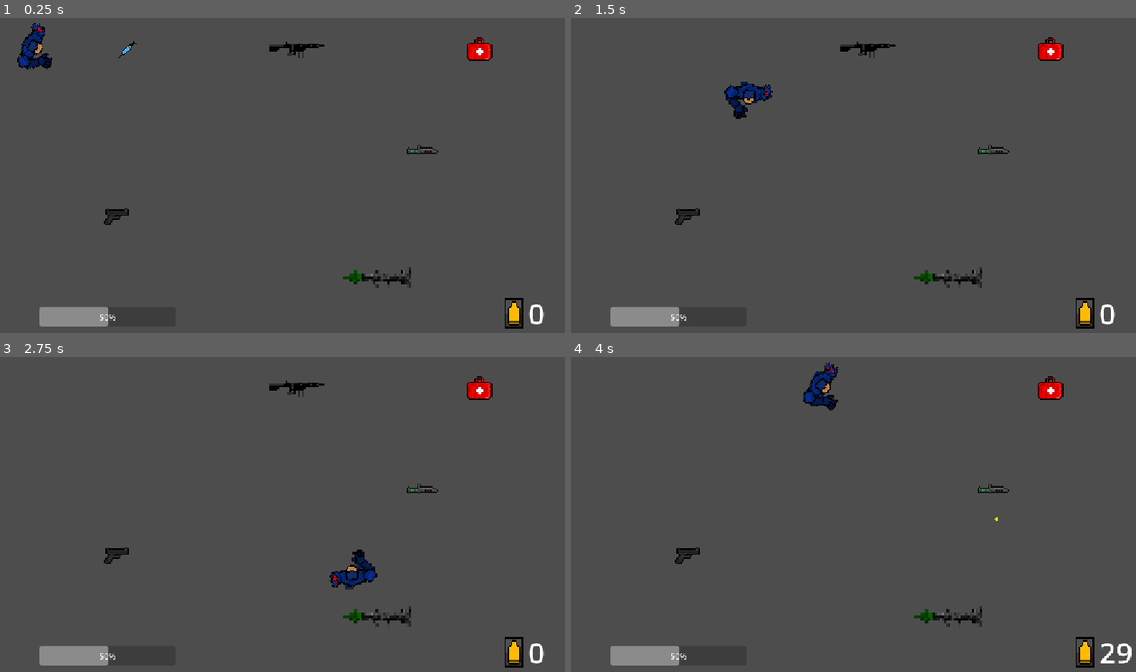
Above: before the commit, frames 1-4 (two rows, left to right).
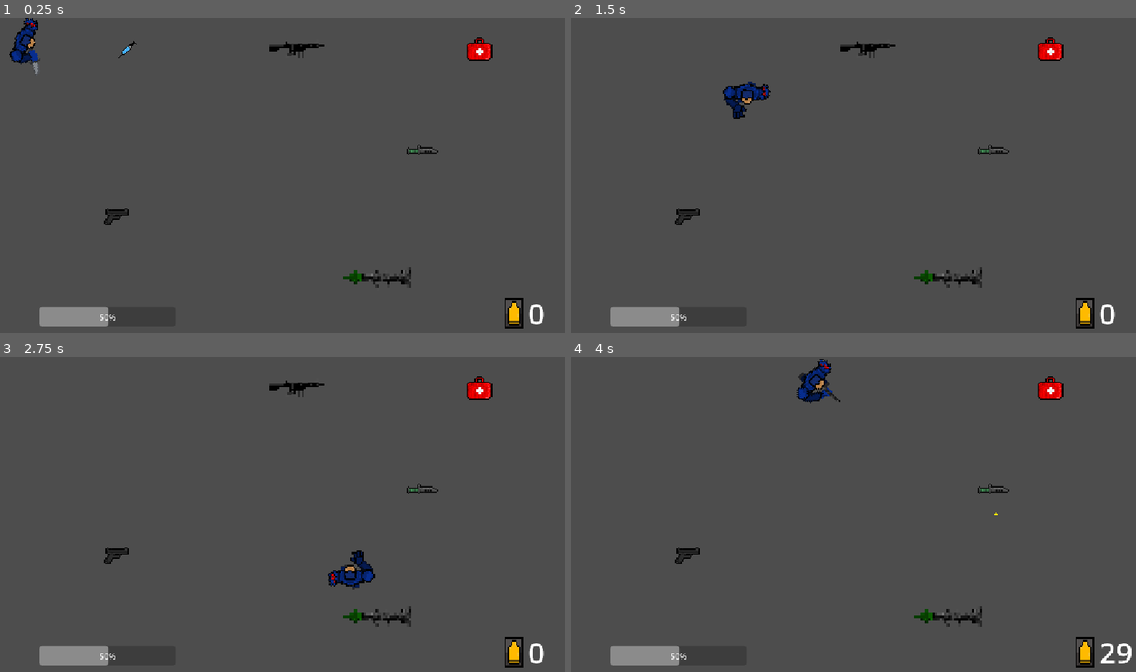
Above: after the commit, the same moments.

Repository: vladydad/Invasion_godot
Game: Godot game, scene res://Tutorial.tscn
Same seed, same stepped clock (60 frames per second), same inputs: the game is played once before the commit and once after it.
Inputs (mouse positions are in pixels of both pictures, inside the frame that each line leads up to):
- Up to frame 1 (0.25 s): no input
- Up to frame 2 (1.5 s): tap Enter at 0.5 s; move the mouse to (983, 162) at 0.52 s; hold Right (ui_right) 0.53-1.28 s; click (983, 162) at 0.6 s; move the mouse to (740, 194) at 1.27 s; hold Down (ui_down) from 1.28 s (still down); click (740, 194) at 1.35 s
- Up to frame 3 (2.75 s): move the mouse to (344, 448) at 2.02 s; release Down (ui_down) at 2.03 s; hold Right (ui_right) from 2.03 s (still down); click (344, 448) at 2.1 s
- Up to frame 4 (4 s): move the mouse to (830, 583) at 2.77 s; release Right (ui_right) at 2.78 s; hold Up (ui_up) 2.78-3.53 s; click (830, 583) at 2.85 s; move the mouse to (1028, 564) at 3.52 s; hold Left (ui_left) from 3.53 s (still down); click (1028, 564) at 3.6 s

The runs differ from the first frame. In frame 1, 0.7% of the frame differs, in the area x 1-10%, y 0-18%; in frame 2, 0.4%; in frame 3, 0.4%; in frame 4, 0.7%, in the area x 39-76%, y 0-53%.

Commit message:
WASD, ferdig med flere weapons

Diff:
--- a/invasion/chuk.gd
+++ b/invasion/chuk.gd
@@ -6,5 +6,5 @@
 
 func _on_body_entered(body):
 	if body.is_in_group("player"):
-		body.pickup_weapon("kniv")
+		body.pickup_weapon("knife")
 		queue_free()
--- a/invasion/player.gd
+++ b/invasion/player.gd
@@ -28,23 +28,22 @@
 		ammo = 3
 
 func _physics_process(delta: float) -> void:
-	var move_direction = Vector2.ZERO
 
-	if Input.is_action_pressed("ui_right"):
-		move_direction.x = 1
-	elif Input.is_action_pressed("ui_left"):
-		move_direction.x = -1
-	if Input.is_action_pressed("ui_down"):
-		move_direction.y = 1
-	elif Input.is_action_pressed("ui_up"):
-		move_direction.y = -1
 	if Input.is_action_pressed("Reload"):
 		reload()
 
-	velocity = move_direction * speed
-	move_and_slide()
 	if velocity.length() > 0:
-		$AnimatedSprite2D.play("walk")
+		if weapon == "arms":
+			$AnimatedSprite2D.play("walk")
+		elif weapon == "pistol":
+			$AnimatedSprite2D.play("pistol")
+		elif weapon == "bazooka":
+			$AnimatedSprite2D.play("rpg")
+		elif weapon == "knife":
+			$AnimatedSprite2D.play("shank")
+		elif weapon == "ar":
+			$AnimatedSprite2D.play("m4a1")
+
 	else:
 		$AnimatedSprite2D.stop()
 
@@ -56,8 +55,8 @@
 
 @export var bazooka_scene: PackedScene
 
-
 func reload():
+	$ReloadSound.play()
 	await get_tree().create_timer(4).timeout
 	if weapon == "pistol":
 		ammo = 10
@@ -66,8 +65,22 @@
 	elif weapon == "bazooka":
 		ammo = 3
 
-func _process(delta):
+func _process(delta: float) -> void:
 	look_at(get_global_mouse_position())
+
+	var move_direction = Vector2.ZERO
+	if Input.is_action_pressed("ui_right") or Input.is_action_pressed("walkright"):
+		move_direction.x = 1
+	elif Input.is_action_pressed("ui_left") or Input.is_action_pressed("walkleft"):
+		move_direction.x = -1
+	if Input.is_action_pressed("ui_down") or Input.is_action_pressed("walkdown"):
+		move_direction.y = 1
+	elif Input.is_action_pressed("ui_up") or Input.is_action_pressed("walkup"):
+		move_direction.y = -1
+	velocity = move_direction * speed
+	move_and_slide()
+
+
 	if Input.is_action_just_pressed("Shoot"):
 		if weapon == "pistol":
 			shootPistol()
@@ -75,6 +88,9 @@
 			shootm4()
 		elif weapon == "bazooka":
 			shootBazooka()
+		elif weapon == "knife":
+			swingKnife()
+			$AnimatedSprite2D.play("swing")
 	elif ammo == 0:
 		ammo_label.text = "Lader..."
 		reload()
@@ -133,3 +149,6 @@
 		ammo = ammo -1
 
 		$RifleSound.play()
+
+func swingKnife():
+	$KnifeSound.play()
--- a/invasion/player.tscn
+++ b/invasion/player.tscn
@@ -3,11 +3,170 @@
 [ext_resource type="Texture2D" uid="uid://di31o3ud1q6gt" path="res://mainCharacter/New Piskel (2).png" id="1_4flbx"]
 [ext_resource type="Script" uid="uid://b2rjbg3c4ha5c" path="res://player.gd" id="1_onrkg"]
 [ext_resource type="PackedScene" uid="uid://b0fhfldkrhm6v" path="res://bullet.tscn" id="2_i3pqv"]
+[ext_resource type="Texture2D" uid="uid://dis2kfi2kbnlo" path="res://mainCharacter/characterPistol.png" id="3_1jxqw"]
+[ext_resource type="Texture2D" uid="uid://dt252o0xycu81" path="res://mainCharacter/characterAr.png" id="3_n7ghd"]
+[ext_resource type="Texture2D" uid="uid://bsi144sd884yu" path="res://mainCharacter/characterBazooka.png" id="4_dw050"]
 [ext_resource type="AudioStream" uid="uid://bxwwik2vlf7pa" path="res://audio/eaglaxle-gun-shot-2-530789.mp3" id="4_hqtel"]
+[ext_resource type="Texture2D" uid="uid://cgfn83c1ti8ii" path="res://mainCharacter/characterKnife.png" id="5_b26j0"]
 [ext_resource type="AudioStream" uid="uid://bkg50bxw0hl60" path="res://audio/m4a1.mp3" id="5_sweqy"]
+[ext_resource type="AudioStream" uid="uid://cvupvyrnpkyvi" path="res://audio/reload-gun-sound_CpHCnmK.mp3" id="6_2hs0m"]
+[ext_resource type="Texture2D" uid="uid://dd483ff77f42a" path="res://mainCharacter/knifeSwing.png" id="7_ivps1"]
+[ext_resource type="AudioStream" uid="uid://di7bmfl8f5fa" path="res://audio/stab.mp3" id="11_nvl01"]
 
 [sub_resource type="RectangleShape2D" id="RectangleShape2D_7xv1m"]
-size = Vector2(83.5, 96)
+size = Vector2(87.5, 96)
+
+[sub_resource type="AtlasTexture" id="AtlasTexture_tkwlq"]
+atlas = ExtResource("3_n7ghd")
+region = Rect2(0, 0, 32, 32)
+
+[sub_resource type="AtlasTexture" id="AtlasTexture_hl5qd"]
+atlas = ExtResource("3_n7ghd")
+region = Rect2(32, 0, 32, 32)
+
+[sub_resource type="AtlasTexture" id="AtlasTexture_ek41f"]
+atlas = ExtResource("3_n7ghd")
+region = Rect2(64, 0, 32, 32)
+
+[sub_resource type="AtlasTexture" id="AtlasTexture_khis8"]
+atlas = ExtResource("3_n7ghd")
+region = Rect2(0, 32, 32, 32)
+
+[sub_resource type="AtlasTexture" id="AtlasTexture_b88wv"]
+atlas = ExtResource("3_n7ghd")
+region = Rect2(32, 32, 32, 32)
+
+[sub_resource type="AtlasTexture" id="AtlasTexture_pgbbb"]
+atlas = ExtResource("3_n7ghd")
+region = Rect2(64, 32, 32, 32)
+
+[sub_resource type="AtlasTexture" id="AtlasTexture_331ug"]
+atlas = ExtResource("3_n7ghd")
+region = Rect2(0, 64, 32, 32)
+
+[sub_resource type="AtlasTexture" id="AtlasTexture_ny14h"]
+atlas = ExtResource("3_n7ghd")
+region = Rect2(32, 64, 32, 32)
+
+[sub_resource type="AtlasTexture" id="AtlasTexture_ibah8"]
+atlas = ExtResource("3_n7ghd")
+region = Rect2(64, 64, 32, 32)
+
+[sub_resource type="AtlasTexture" id="AtlasTexture_n7ghd"]
+atlas = ExtResource("3_1jxqw")
+region = Rect2(0, 0, 32, 32)
+
+[sub_resource type="AtlasTexture" id="AtlasTexture_nvl01"]
+atlas = ExtResource("3_1jxqw")
+region = Rect2(32, 0, 32, 32)
+
+[sub_resource type="AtlasTexture" id="AtlasTexture_ivps1"]
+atlas = ExtResource("3_1jxqw")
+region = Rect2(64, 0, 32, 32)
+
+[sub_resource type="AtlasTexture" id="AtlasTexture_urp6f"]
+atlas = ExtResource("3_1jxqw")
+region = Rect2(0, 32, 32, 32)
+
+[sub_resource type="AtlasTexture" id="AtlasTexture_bwjto"]
+atlas = ExtResource("3_1jxqw")
+region = Rect2(32, 32, 32, 32)
+
+[sub_resource type="AtlasTexture" id="AtlasTexture_606se"]
+atlas = ExtResource("3_1jxqw")
+region = Rect2(64, 32, 32, 32)
+
+[sub_resource type="AtlasTexture" id="AtlasTexture_u1c27"]
+atlas = ExtResource("3_1jxqw")
+region = Rect2(0, 64, 32, 32)
+
+[sub_resource type="AtlasTexture" id="AtlasTexture_op7ga"]
+atlas = ExtResource("4_dw050")
+region = Rect2(0, 0, 32, 32)
+
+[sub_resource type="AtlasTexture" id="AtlasTexture_q13i1"]
+atlas = ExtResource("4_dw050")
+region = Rect2(32, 0, 32, 32)
+
+[sub_resource type="AtlasTexture" id="AtlasTexture_pylmc"]
+atlas = ExtResource("4_dw050")
+region = Rect2(64, 0, 32, 32)
+
+[sub_resource type="AtlasTexture" id="AtlasTexture_pbfsw"]
+atlas = ExtResource("4_dw050")
+region = Rect2(0, 32, 32, 32)
+
+[sub_resource type="AtlasTexture" id="AtlasTexture_5tmop"]
+atlas = ExtResource("4_dw050")
+region = Rect2(32, 32, 32, 32)
+
+[sub_resource type="AtlasTexture" id="AtlasTexture_7ahtn"]
+atlas = ExtResource("4_dw050")
+region = Rect2(64, 32, 32, 32)
+
+[sub_resource type="AtlasTexture" id="AtlasTexture_7lmhl"]
+atlas = ExtResource("4_dw050")
+region = Rect2(0, 64, 32, 32)
+
+[sub_resource type="AtlasTexture" id="AtlasTexture_dx0e4"]
+atlas = ExtResource("4_dw050")
+region = Rect2(32, 64, 32, 32)
+
+[sub_resource type="AtlasTexture" id="AtlasTexture_jm5j8"]
+atlas = ExtResource("4_dw050")
+region = Rect2(64, 64, 32, 32)
+
+[sub_resource type="AtlasTexture" id="AtlasTexture_7hik5"]
+atlas = ExtResource("5_b26j0")
+region = Rect2(0, 0, 32, 32)
+
+[sub_resource type="AtlasTexture" id="AtlasTexture_qtqh7"]
+atlas = ExtResource("5_b26j0")
+region = Rect2(32, 0, 32, 32)
+
+[sub_resource type="AtlasTexture" id="AtlasTexture_2wuci"]
+atlas = ExtResource("5_b26j0")
+region = Rect2(64, 0, 32, 32)
+
+[sub_resource type="AtlasTexture" id="AtlasTexture_iruf7"]
+atlas = ExtResource("5_b26j0")
+region = Rect2(0, 32, 32, 32)
+
+[sub_resource type="AtlasTexture" id="AtlasTexture_j5n4i"]
+atlas = ExtResource("5_b26j0")
+region = Rect2(32, 32, 32, 32)
+
+[sub_resource type="AtlasTexture" id="AtlasTexture_634y6"]
+atlas = ExtResource("5_b26j0")
+region = Rect2(64, 32, 32, 32)
+
+[sub_resource type="AtlasTexture" id="AtlasTexture_efrwb"]
+atlas = ExtResource("5_b26j0")
+region = Rect2(0, 64, 32, 32)
+
+[sub_resource type="AtlasTexture" id="AtlasTexture_hiqhm"]
+atlas = ExtResource("5_b26j0")
+region = Rect2(32, 64, 32, 32)
+
+[sub_resource type="AtlasTexture" id="AtlasTexture_3iwfv"]
+atlas = ExtResource("7_ivps1")
+region = Rect2(0, 0, 32, 32)
+
+[sub_resource type="AtlasTexture" id="AtlasTexture_qwsg1"]
+atlas = ExtResource("7_ivps1")
+region = Rect2(32, 0, 32, 32)
+
+[sub_resource type="AtlasTexture" id="AtlasTexture_1xqrm"]
+atlas = ExtResource("7_ivps1")
+region = Rect2(64, 0, 32, 32)
+
+[sub_resource type="AtlasTexture" id="AtlasTexture_bfour"]
+atlas = ExtResource("7_ivps1")
+region = Rect2(0, 32, 32, 32)
+
+[sub_resource type="AtlasTexture" id="AtlasTexture_8gr2b"]
+atlas = ExtResource("7_ivps1")
+region = Rect2(32, 32, 32, 32)
 
 [sub_resource type="AtlasTexture" id="AtlasTexture_onrkg"]
 atlas = ExtResource("1_4flbx")
@@ -45,6 +204,145 @@
 animations = [{
 "frames": [{
 "duration": 1.0,
+"texture": SubResource("AtlasTexture_tkwlq")
+}, {
+"duration": 1.0,
+"texture": SubResource("AtlasTexture_hl5qd")
+}, {
+"duration": 1.0,
+"texture": SubResource("AtlasTexture_ek41f")
+}, {
+"duration": 1.0,
+"texture": SubResource("AtlasTexture_khis8")
+}, {
+"duration": 1.0,
+"texture": SubResource("AtlasTexture_b88wv")
+}, {
+"duration": 1.0,
+"texture": SubResource("AtlasTexture_pgbbb")
+}, {
+"duration": 1.0,
+"texture": SubResource("AtlasTexture_331ug")
+}, {
+"duration": 1.0,
+"texture": SubResource("AtlasTexture_ny14h")
+}, {
+"duration": 1.0,
+"texture": SubResource("AtlasTexture_ibah8")
+}],
+"loop": 1,
+"name": &"m4a1",
+"speed": 10.0
+}, {
+"frames": [{
+"duration": 1.0,
+"texture": SubResource("AtlasTexture_n7ghd")
+}, {
+"duration": 1.0,
+"texture": SubResource("AtlasTexture_nvl01")
+}, {
+"duration": 1.0,
+"texture": SubResource("AtlasTexture_ivps1")
+}, {
+"duration": 1.0,
+"texture": SubResource("AtlasTexture_urp6f")
+}, {
+"duration": 1.0,
+"texture": SubResource("AtlasTexture_bwjto")
+}, {
+"duration": 1.0,
+"texture": SubResource("AtlasTexture_606se")
+}, {
+"duration": 1.0,
+"texture": SubResource("AtlasTexture_u1c27")
+}],
+"loop": 1,
+"name": &"pistol",
+"speed": 10.0
+}, {
+"frames": [{
+"duration": 1.0,
+"texture": SubResource("AtlasTexture_op7ga")
+}, {
+"duration": 1.0,
+"texture": SubResource("AtlasTexture_q13i1")
+}, {
+"duration": 1.0,
+"texture": SubResource("AtlasTexture_pylmc")
+}, {
+"duration": 1.0,
+"texture": SubResource("AtlasTexture_pbfsw")
+}, {
+"duration": 1.0,
+"texture": SubResource("AtlasTexture_5tmop")
+}, {
+"duration": 1.0,
+"texture": SubResource("AtlasTexture_7ahtn")
+}, {
+"duration": 1.0,
+"texture": SubResource("AtlasTexture_7lmhl")
+}, {
+"duration": 1.0,
+"texture": SubResource("AtlasTexture_dx0e4")
+}, {
+"duration": 1.0,
+"texture": SubResource("AtlasTexture_jm5j8")
+}],
+"loop": 1,
+"name": &"rpg",
+"speed": 10.0
+}, {
+"frames": [{
+"duration": 1.0,
+"texture": SubResource("AtlasTexture_7hik5")
+}, {
+"duration": 1.0,
+"texture": SubResource("AtlasTexture_qtqh7")
+}, {
+"duration": 1.0,
+"texture": SubResource("AtlasTexture_2wuci")
+}, {
+"duration": 1.0,
+"texture": SubResource("AtlasTexture_iruf7")
+}, {
+"duration": 1.0,
+"texture": SubResource("AtlasTexture_j5n4i")
+}, {
+"duration": 1.0,
+"texture": SubResource("AtlasTexture_634y6")
+}, {
+"duration": 1.0,
+"texture": SubResource("AtlasTexture_efrwb")
+}, {
+"duration": 1.0,
+"texture": SubResource("AtlasTexture_hiqhm")
+}],
+"loop": 1,
+"name": &"shank",
+"speed": 10.0
+}, {
+"frames": [{
+"duration": 1.0,
+"texture": SubResource("AtlasTexture_3iwfv")
+}, {
+"duration": 1.0,
+"texture": SubResource("AtlasTexture_qwsg1")
+}, {
+"duration": 1.0,
+"texture": SubResource("AtlasTexture_1xqrm")
+}, {
+"duration": 1.0,
+"texture": SubResource("AtlasTexture_bfour")
+}, {
+"duration": 1.0,
+"texture": SubResource("AtlasTexture_8gr2b")
+}],
+"loop": 1,
+"name": &"swing",
+"speed": 15.0
+}, {
+"frames": [{
+"duration": 1.0,
 "texture": SubResource("AtlasTexture_onrkg")
 }, {
 "duration": 1.0,
@@ -70,7 +368,7 @@
 }],
 "loop": 1,
 "name": &"walk",
-"speed": 5.0
+"speed": 10.0
 }]
 
 [node name="CharacterBody2D" type="CharacterBody2D" unique_id=983882007]
@@ -78,7 +376,7 @@
 bullet_scene = ExtResource("2_i3pqv")
 
 [node name="CollisionShape2D" type="CollisionShape2D" parent="." unique_id=645129838]
-position = Vector2(6.75, 1)
+position = Vector2(4.75, 1)
 shape = SubResource("RectangleShape2D_7xv1m")
 
 [node name="AnimatedSprite2D" type="AnimatedSprite2D" parent="." unique_id=366765526]
@@ -86,10 +384,10 @@
 rotation = 1.5707964
 scale = Vector2(3.0937502, 3)
 sprite_frames = SubResource("SpriteFrames_h3o71")
-animation = &"walk"
+animation = &"swing"
 
 [node name="goon" type="Node2D" parent="." unique_id=814750388]
-position = Vector2(57, 17)
+position = Vector2(50, 0)
 
 [node name="ShootSound" type="AudioStreamPlayer2D" parent="." unique_id=259975956 groups=["player"]]
 stream = ExtResource("4_hqtel")
@@ -98,4 +396,10 @@
 stream = ExtResource("5_sweqy")
 
 [node name="zabooka" type="Node2D" parent="." unique_id=1289169009]
-position = Vector2(104, 17)
+position = Vector2(76, 20)
+
+[node name="ReloadSound" type="AudioStreamPlayer2D" parent="." unique_id=569451269]
+stream = ExtResource("6_2hs0m")
+
+[node name="KnifeSound" type="AudioStreamPlayer2D" parent="." unique_id=22093274]
+stream = ExtResource("11_nvl01")
--- a/invasion/project.godot
+++ b/invasion/project.godot
@@ -18,6 +18,7 @@
 
 window/stretch/mode="canvas_items"
 window/stretch/aspect="expand"
+mouse_cursor/custom_image="uid://cw1wcg7k5l81g"
 
 [global_group]
 
@@ -35,6 +36,26 @@
 "events": [Object(InputEventKey,"resource_local_to_scene":false,"resource_name":"","device":-1,"window_id":0,"alt_press …(192 unchanged characters)…
 ]
 }
+walkup={
+"deadzone": 0.2,
+"events": [Object(InputEventKey,"resource_local_to_scene":false,"resource_name":"","device":-1,"window_id":0,"alt_pressed":false,"shift_pressed":false,"ctrl_pressed":false,"meta_pressed":false,"pressed":false,"keycode":0,"physical_keycode":87,"key_label":0,"unicode":119,"location":0,"echo":false,"script":null)
+]
+}
+walkleft={
+"deadzone": 0.2,
+"events": [Object(InputEventKey,"resource_local_to_scene":false,"resource_name":"","device":-1,"window_id":0,"alt_pressed":false,"shift_pressed":false,"ctrl_pressed":false,"meta_pressed":false,"pressed":false,"keycode":0,"physical_keycode":65,"key_label":0,"unicode":97,"location":0,"echo":false,"script":null)
+]
+}
+walkdown={
+"deadzone": 0.2,
+"events": [Object(InputEventKey,"resource_local_to_scene":false,"resource_name":"","device":-1,"window_id":0,"alt_pressed":false,"shift_pressed":false,"ctrl_pressed":false,"meta_pressed":false,"pressed":false,"keycode":0,"physical_keycode":83,"key_label":0,"unicode":115,"location":0,"echo":false,"script":null)
+]
+}
+walkright={
+"deadzone": 0.2,
+"events": [Object(InputEventKey,"resource_local_to_scene":false,"resource_name":"","device":-1,"window_id":0,"alt_pressed":false,"shift_pressed":false,"ctrl_pressed":false,"meta_pressed":false,"pressed":false,"keycode":0,"physical_keycode":68,"key_label":0,"unicode":100,"location":0,"echo":false,"script":null)
+]
+}
 
 [physics]
 
--- a/invasion/rocket.gd
+++ b/invasion/rocket.gd
@@ -1,4 +1,3 @@
-
 extends Area2D
 
 var speed = 700
@@ -10,7 +9,7 @@
 
 func _physics_process(delta):
 	global_position += direction * speed * delta
-
+	$AnimatedSprite2D.play("Fly")
 
 func _on_body_entered(body):
 	if body.has_method("die"):
--- a/invasion/rocket.tscn
+++ b/invasion/rocket.tscn
@@ -2,6 +2,7 @@
 
 [ext_resource type="Script" uid="uid://dybhleeitj6rs" path="res://rocket.gd" id="1_5gt1y"]
 [ext_resource type="Texture2D" uid="uid://bdxm5yyt1kh1g" path="res://rocket 1.png" id="1_fj03e"]
+[ext_resource type="Texture2D" uid="uid://kpnp87ot0rf2" path="res://kaboooooom!!!!! 1.png" id="3_r2l15"]
 
 [sub_resource type="AtlasTexture" id="AtlasTexture_5gt1y"]
 atlas = ExtResource("1_fj03e")
@@ -14,6 +15,42 @@
 [sub_resource type="AtlasTexture" id="AtlasTexture_tpb7v"]
 atlas = ExtResource("1_fj03e")
 region = Rect2(0, 475, 475, 475)
+
+[sub_resource type="AtlasTexture" id="AtlasTexture_cum1y"]
+atlas = ExtResource("3_r2l15")
+region = Rect2(0, 0, 475, 475)
+
+[sub_resource type="AtlasTexture" id="AtlasTexture_546ky"]
+atlas = ExtResource("3_r2l15")
+region = Rect2(475, 0, 475, 475)
+
+[sub_resource type="AtlasTexture" id="AtlasTexture_awr8v"]
+atlas = ExtResource("3_r2l15")
+region = Rect2(950, 0, 475, 475)
+
+[sub_resource type="AtlasTexture" id="AtlasTexture_7htxx"]
+atlas = ExtResource("3_r2l15")
+region = Rect2(0, 475, 475, 475)
+
+[sub_resource type="AtlasTexture" id="AtlasTexture_mnerj"]
+atlas = ExtResource("3_r2l15")
+region = Rect2(475, 475, 475, 475)
+
+[sub_resource type="AtlasTexture" id="AtlasTexture_lm57y"]
+atlas = ExtResource("3_r2l15")
+region = Rect2(950, 475, 475, 475)
+
+[sub_resource type="AtlasTexture" id="AtlasTexture_xk1bh"]
+atlas = ExtResource("3_r2l15")
+region = Rect2(0, 950, 475, 475)
+
+[sub_resource type="AtlasTexture" id="AtlasTexture_edwur"]
+atlas = ExtResource("3_r2l15")
+region = Rect2(475, 950, 475, 475)
+
+[sub_resource type="AtlasTexture" id="AtlasTexture_aw411"]
+atlas = ExtResource("3_r2l15")
+region = Rect2(950, 950, 475, 475)
 
 [sub_resource type="SpriteFrames" id="SpriteFrames_7xv1m"]
 animations = [{
@@ -29,15 +66,47 @@
 }],
 "loop": 1,
 "name": &"Fly",
-"speed": 5.0
+"speed": 10.0
+}, {
+"frames": [{
+"duration": 1.0,
+"texture": SubResource("AtlasTexture_cum1y")
+}, {
+"duration": 1.0,
+"texture": SubResource("AtlasTexture_546ky")
+}, {
+"duration": 1.0,
+"texture": SubResource("AtlasTexture_awr8v")
+}, {
+"duration": 1.0,
+"texture": SubResource("AtlasTexture_7htxx")
+}, {
+"duration": 1.0,
+"texture": SubResource("AtlasTexture_mnerj")
+}, {
+"duration": 1.0,
+"texture": SubResource("AtlasTexture_lm57y")
+}, {
+"duration": 1.0,
+"texture": SubResource("AtlasTexture_xk1bh")
+}, {
+"duration": 1.0,
+"texture": SubResource("AtlasTexture_edwur")
+}, {
+"duration": 1.0,
+"texture": SubResource("AtlasTexture_aw411")
+}],
+"loop": 1,
+"name": &"explode",
+"speed": 10.0
 }]
 
 [node name="Area2D" type="Area2D" unique_id=1997041386]
 script = ExtResource("1_5gt1y")
 
 [node name="AnimatedSprite2D" type="AnimatedSprite2D" parent="." unique_id=957291505]
-position = Vector2(2.0000038, 5)
 rotation = 1.5707964
-scale = Vector2(0.42766592, 0.40615872)
+scale = Vector2(0.10306611, 0.09962336)
 sprite_frames = SubResource("SpriteFrames_7xv1m")
 animation = &"Fly"
+frame_progress = 0.8032626
Not shown, added: invasion/audio/reload-gun-sound_CpHCnmK.mp3.import
Not shown, added: invasion/audio/stab.mp3.import
Binary file added: invasion/kaboooooom!!!!! 1.png
Not shown, added: invasion/kaboooooom!!!!! 1.png.import
Binary file added: invasion/mainCharacter/characterAr.png
Not shown, added: invasion/mainCharacter/characterAr.png.import
Binary file added: invasion/mainCharacter/characterBazooka.png
Not shown, added: invasion/mainCharacter/characterBazooka.png.import
Binary file added: invasion/mainCharacter/knifeSwing.png
Not shown, added: invasion/mainCharacter/knifeSwing.png.import
Not shown, added: invasion/audio/reload-gun-sound_CpHCnmK.mp3
Not shown, added: invasion/audio/stab.mp3
